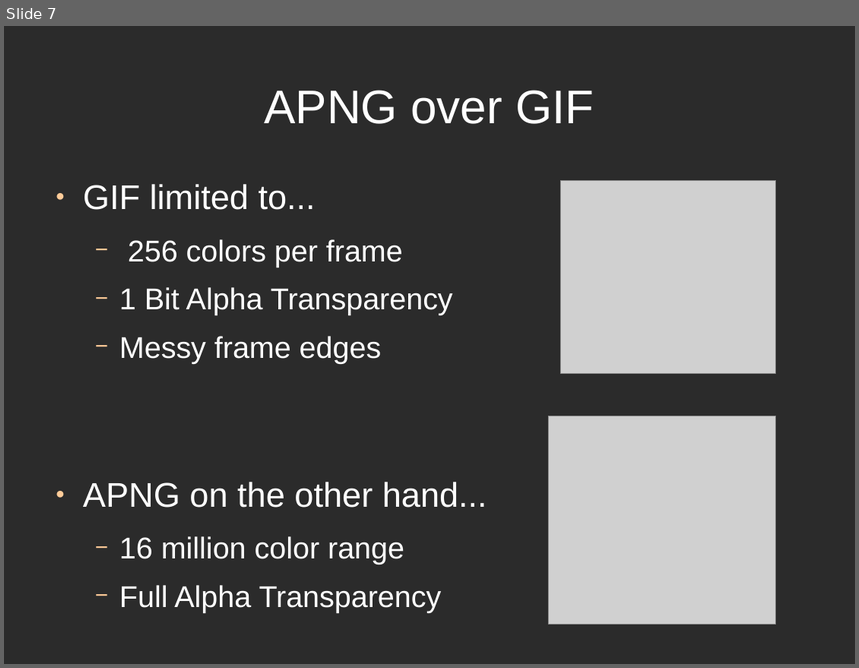
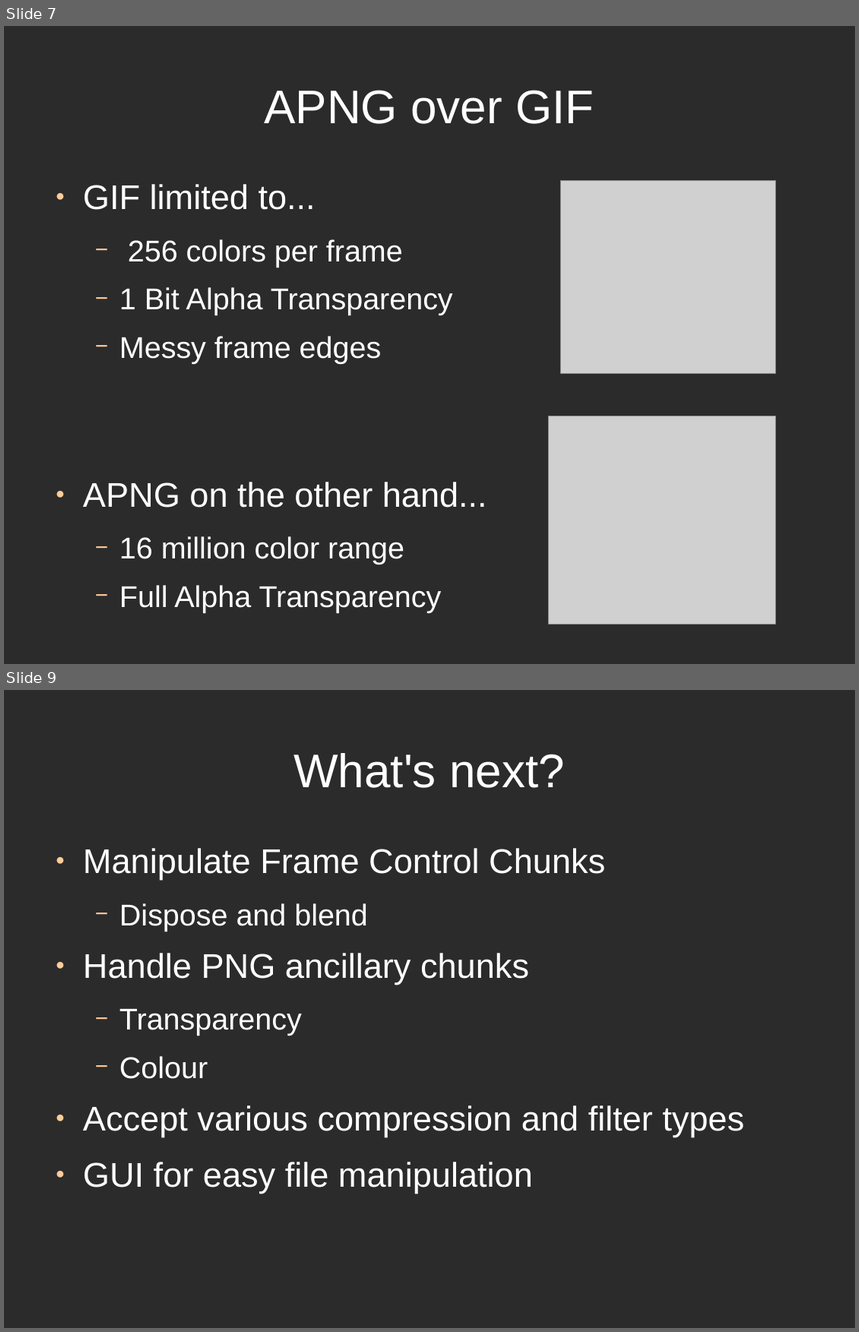
Before and after one commit to directrix1/se2, a slide deck: wip/SE2Presentation.odp. Shown one above the other, each under a label of ours: slide 7 before the commit, slides 7 and 9 after it; the slides between them are not shown. The pictures are 859x668 and 859x1332 pixels, drawn with LibreOffice and Linux fonts; fonts in the diff are those of the drawing; grey boxes stand for pictures; background and template pictures are left out; a plain dark background stands for a picture behind light text. Boxes give left, top, right and bottom in pixels: in the first picture for what was removed or moved away, otherwise in the second. Text is boxed around its words. In the diff, an @@ line names an element or a change of style, - is before the commit and + after.

```diff
--- a/wip/SE2Presentation.odp
+++ b/wip/SE2Presentation.odp
@@ slide 9 added at bbox=[4, 690, 855, 1328], background picture (left out) @@
@@ title added at bbox=[294, 753, 565, 788], 44 pt, text #FFFFFF @@
+What's next?
@@ text added at bbox=[83, 848, 745, 1194], 32 pt, text #FFFFFF @@
+● Manipulate Frame Control Chunks
+  − Dispose and blend
+● Handle PNG ancillary chunks
+  − Transparency
+  − Colour
+● Accept various compression and filter types
+● GUI for easy file manipulation
```
Also in this commit, not shown: 1 other slide added.
